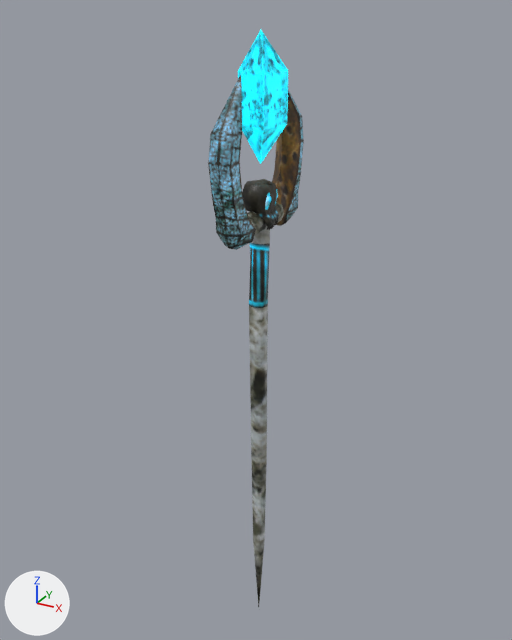
What one commit did to the FBX model Assets/Models/Weapons/Trident.fbx.
Before and after are seen from a 50 mm lens placed at (2.86, -5.26, 2.17), pointed at (-0.13, 0.17, -0.54). Lighting does not change. The marker at lower left points along +X, +Y and +Z. Where no turn or scale is listed for an object, it has been applied to the vertices. Vertices at the same position are counted once.

The first picture shows 'Crystal', 'Trident'.
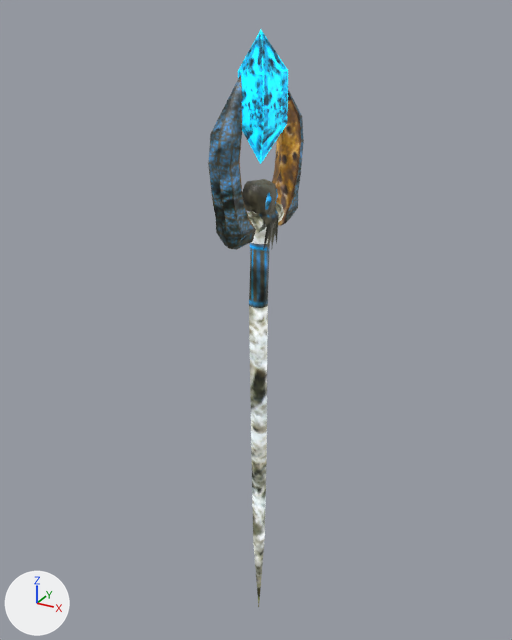
Pixel boxes (x1, y1, x2, y2) of what changed, in the pictures (512 x 640 px):
'Trident', surface changed, reshaped
    both: (208, 75, 304, 607)
'Crystal', surface changed
    both: (238, 31, 288, 164)
part 1 of me_cube_002, cut back
    before: (264, 209, 279, 230)
    after: (263, 209, 279, 253)

The change, as a list of edits to the scene's bpy script:
```text
Change mat_material_001:
    where n3 = _N.new('ShaderNodeTexImage'); n3.name = 'Image Texture.001'
    n3.image: img_trident_emission_png -> img_trident_png
Change me_cube_002:
    used by ob_trident; location = (0.0, 0.0, 0.0)
    remove me_cube_002.from_pydata(...)  # 239 vertices, 292 faces; spans x -0.16..0.15, y -0.66..0.66, z -4.0..1.72
    add me_cube_002.from_pydata(...)  # 238 vertices, 288 faces; spans x -0.16..0.15, y -0.66..0.66, z -4.0..1.72
    me_cube_002 part 1
    2 vertices are removed from x 0.15, y -0.01..0.01, z 0.52
    10 faces are deleted
    10 vertices move from x 0.1..0.14, y -0.09..0.09, z 0.42..0.49 to x 0.1..0.14, y -0.13..0.13, z 0.22..0.48
    1 vertex is added at (0.15, 0.0, 0.52)
    6 new faces join them
```
